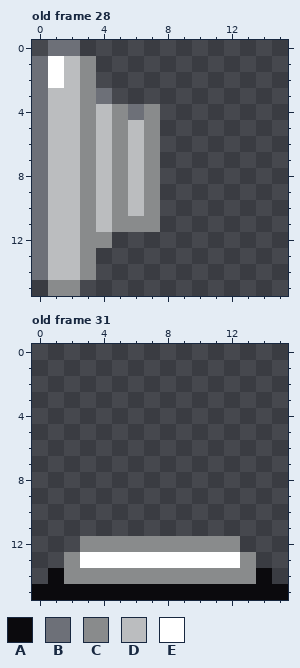
Pixel-art file, stored at Assets/Textures/scenary.aseprite. The picture above is the old version.
16x16 pixels, 41 frames. Shown: old frame 28, old frame 31. The commit also changed other frames, which this record leaves out.
Palette (. is transparent): A #0b0a0d  B #6d7078  C #898b8c  D #bbbdbf  E #ffffff
Pixels before, old frame 28, first column x 0:
 0 .BB.....
 1 BEDC....
 2 BEDC....
 3 BDDCB...
 4 BDDCDCBC
 5 BDDCDCDC
 6 BDDCDCDC
 7 BDDCDCDC
 8 BDDCDCDC
 9 BDDCDCDC
10 BDDCDCDC
11 BDDCDCCC
12 BDDCC...
13 BDDC....
14 BDDC....
15 .CC.....
Pixels before, old frame 31, first column x 0:
12 ...CCCCCCCCCC...
13 ..CEEEEEEEEEEC..
14 .ACCCCCCCCCCCCA.
15 AAAAAAAAAAAAAAAA
The result:
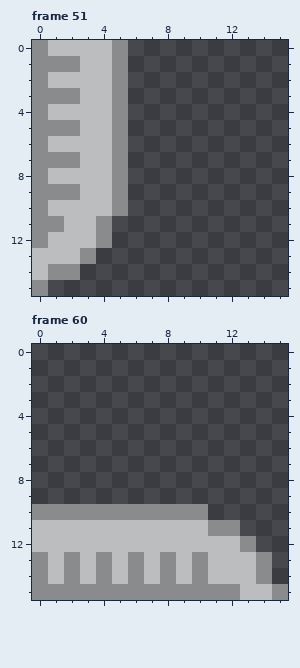
A new or re-ordered frame is compared with the old frame closest to it.
From old to new:
frames 41 -> 63
Changed rows in their new state; - is an unchanged pixel.
Frame 51 is new; against old frame 28:
first column x 0:
 0 CDDDDC--
 1 CCCDDC--
 2 CD-DDC--
 3 CCCDDC--
 4 C--D--..
 5 CCCD--..
 6 C--D--..
 7 CCCD--..
 8 C--D--..
 9 CCCD--..
10 C--D--..
11 CC-DC...
12 C--D----
13 D-------
14 DCC.----
15 C..-----
Frame 60 is new; against old frame 31:
first column x 0:
10 CCCCCCCCCCC-----
11 DDDDDDDDDDDCC---
12 DDDDDDDDDDDDDC--
13 CD-DCDCDCDCDDDC-
14 CD-D-D-D-D-DDDC-
15 CCCCCCCCCCCCCDDC
Boxes around the changes in both pictures, in picture pixels (x1, y1, x2, y2):
changed: (32, 40, 160, 296)
changed: (32, 504, 288, 600)
